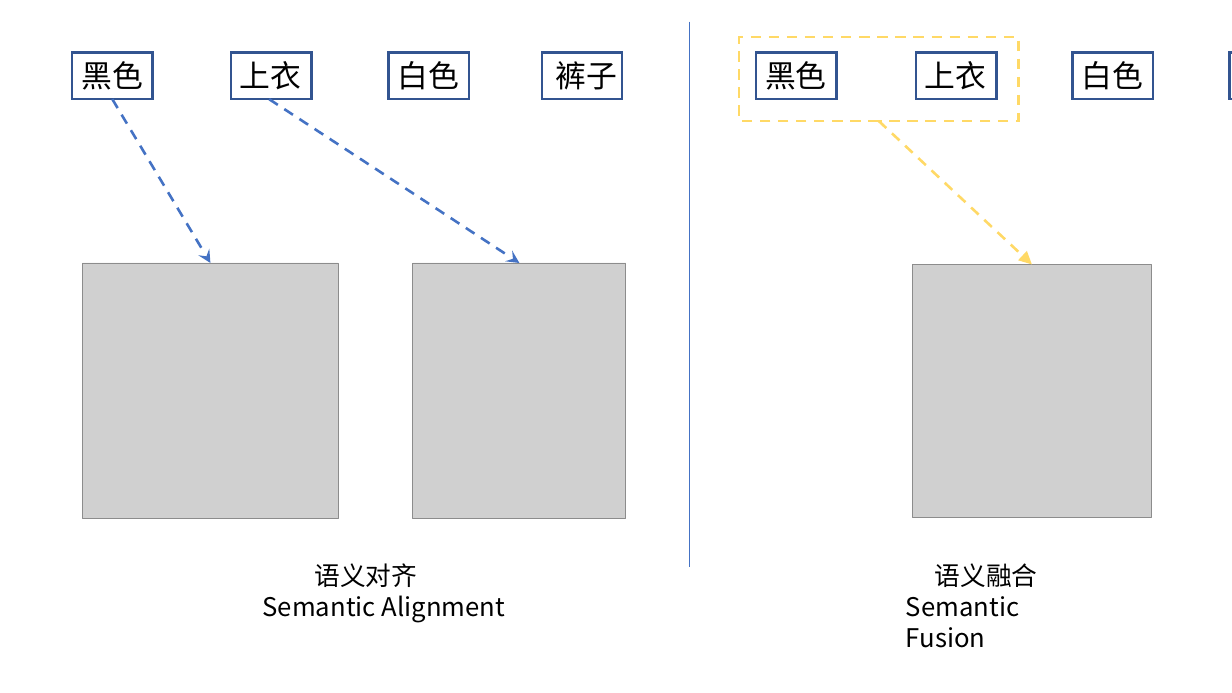
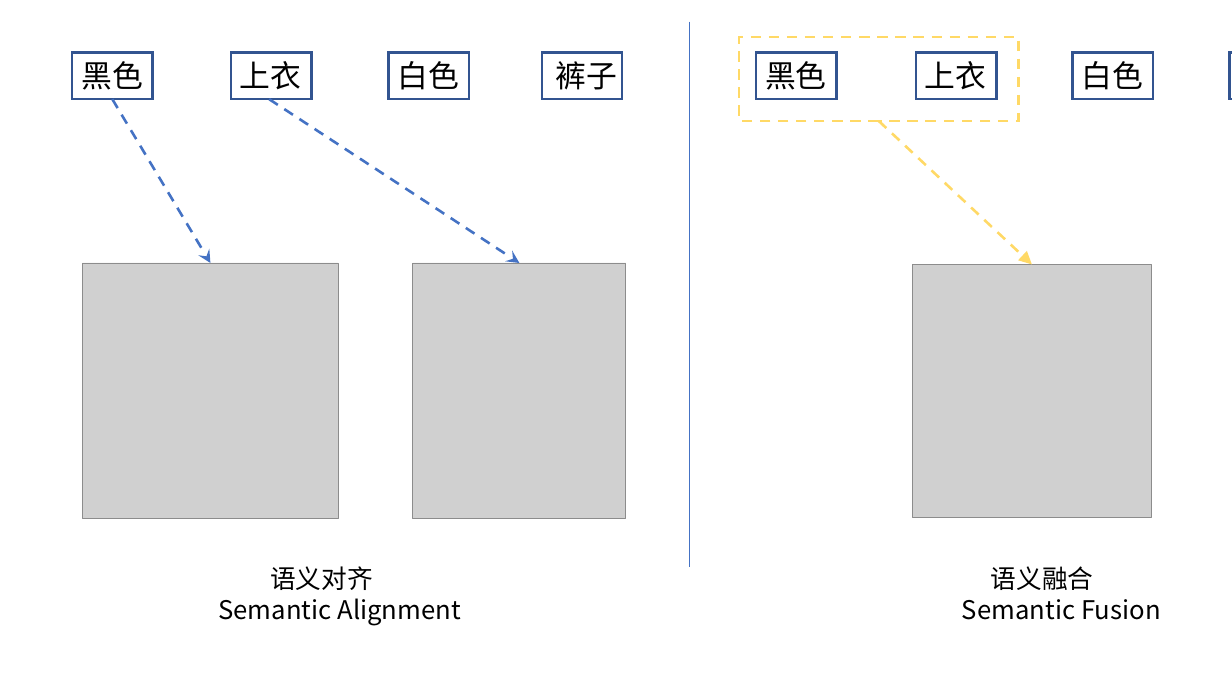
Before and after one commit to FesianXu/AI_Blog, a slide deck: slide 1 of 多模态模型积累/align_before_fuse/素材.pptx. Drawn at 1232x693 pixels with LibreOffice and Linux fonts; fonts in the diff are those of the drawing; grey boxes stand for pictures. Boxes give left, top, right and bottom in pixels: in the first picture for what was removed or moved away, otherwise in the second. Text is boxed around its words. In the diff, an @@ line names an element or a change of style, - is before the commit and + after.

```diff
--- a/多模态模型积累/align_before_fuse/素材.pptx
+++ b/多模态模型积累/align_before_fuse/素材.pptx
@@ text "语义对齐": place and size @@
-text "语义对齐" at [263, 563, 506, 623]
+text "语义对齐" at [218, 566, 461, 625]
@@ text "语义融合" rewrapped from [906, 563, 1038, 648] to [962, 566, 1161, 620] @@
```
Also in this commit, not shown: 7 other files.
